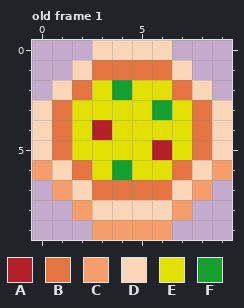
Pixel-art file -- sprites/mixed_pizza_small.aseprite. The first picture shows the starting point.
10x10 pixels, 1 frame. Shown: old frame 1. The commit also changed other frames, which this record leaves out.
Palette (. is transparent): A #b4202a  B #e47543  C #f59e6c  D #fad6b8  E #e2e000  F #14a02e
Pixels before, old frame 1, first column x 0:
 0 ...DDDD...
 1 ..DBBBBD..
 2 .DBEFEEBD.
 3 DBEEEEFEBD
 4 DBEAEEEEBD
 5 DBEEEEAEBD
 6 CDBEFEEBDC
 7 .CDBBBBDC.
 8 ..CDDDDC..
 9 ...CCCC...
The same view after the edit:
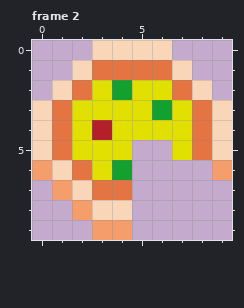
A new or re-ordered frame is compared with the old frame closest to it.
Commit: animated pizzas
Difference:
{"change": "frames 1 -> 5"}
{"where": "frame 2 is new; against old frame 1"}
{"frame":2,"y":5,"x":5,"old":"EA","new":".."}
{"frame":2,"y":6,"x":5,"old":"EEBD","new":"...."}
{"frame":2,"y":7,"x":5,"old":"BBDC","new":"...."}
{"frame":2,"y":8,"x":5,"old":"DDC","new":"..."}
{"frame":2,"y":9,"x":5,"old":"CC","new":".."}
